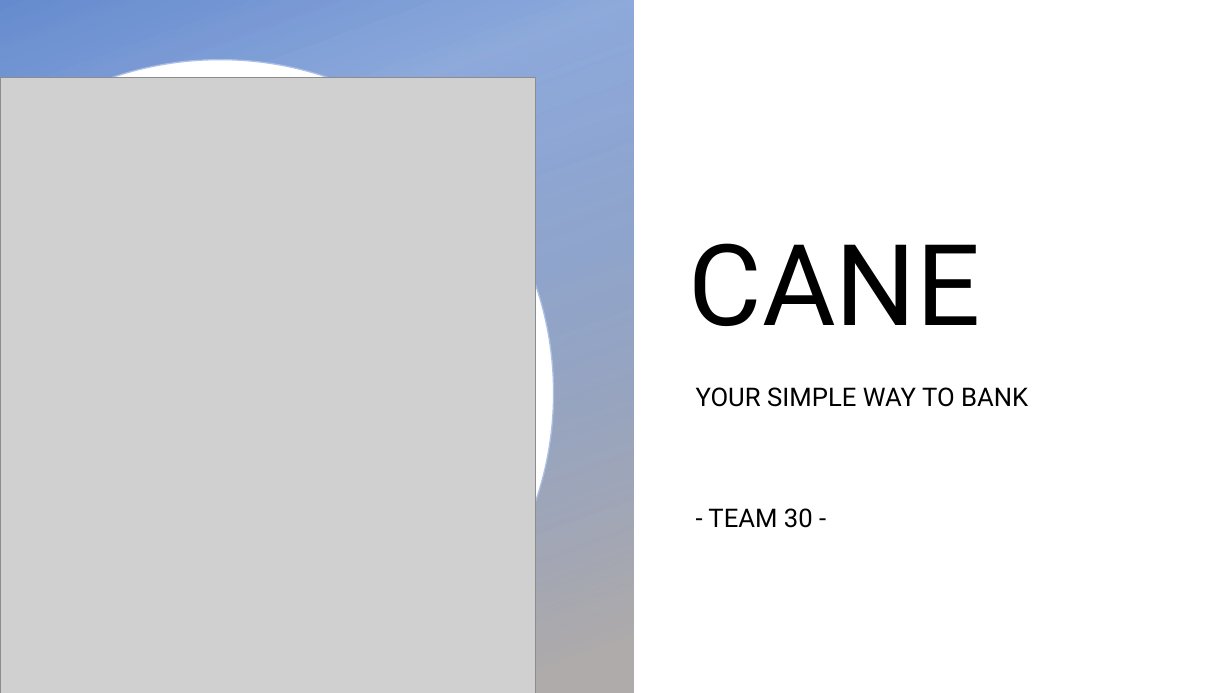
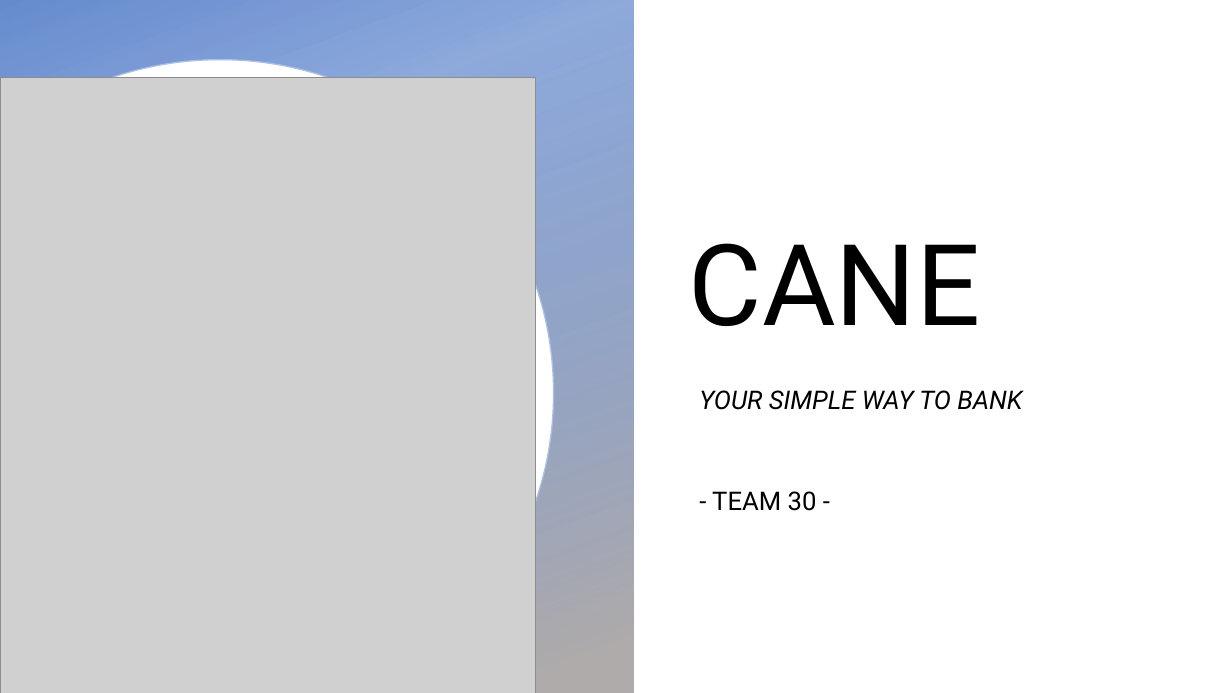
Before and after one commit to robobot97/GradHackTeam30, a slide deck: slide 1 of GradHack Project Presentation.pptx. Drawn at 1232x693 pixels with LibreOffice and Linux fonts; fonts in the diff are those of the drawing; grey boxes stand for pictures; background and template pictures are left out. Boxes give left, top, right and bottom in pixels: in the first picture for what was removed or moved away, otherwise in the second. Text is boxed around its words. In the diff, an @@ line names an element or a change of style, - is before the commit and + after.

```diff
--- a/GradHack Project Presentation.pptx
+++ b/GradHack Project Presentation.pptx
@@ subtitle "YOUR SIMPLE WAY TO BANK" at bbox=[699, 390, 1022, 410]: italic on @@
@@ subtitle at bbox=[708, 508, 813, 528]: paragraph removed @@
-- TEAM 30 -
@@ text added at bbox=[712, 491, 817, 511], 20 pt, text #000000 @@
+- TEAM 30 -
```
Also in this commit, not shown: 3 other slides changed, 13 slides added, 2 slides removed, 11 other files.
